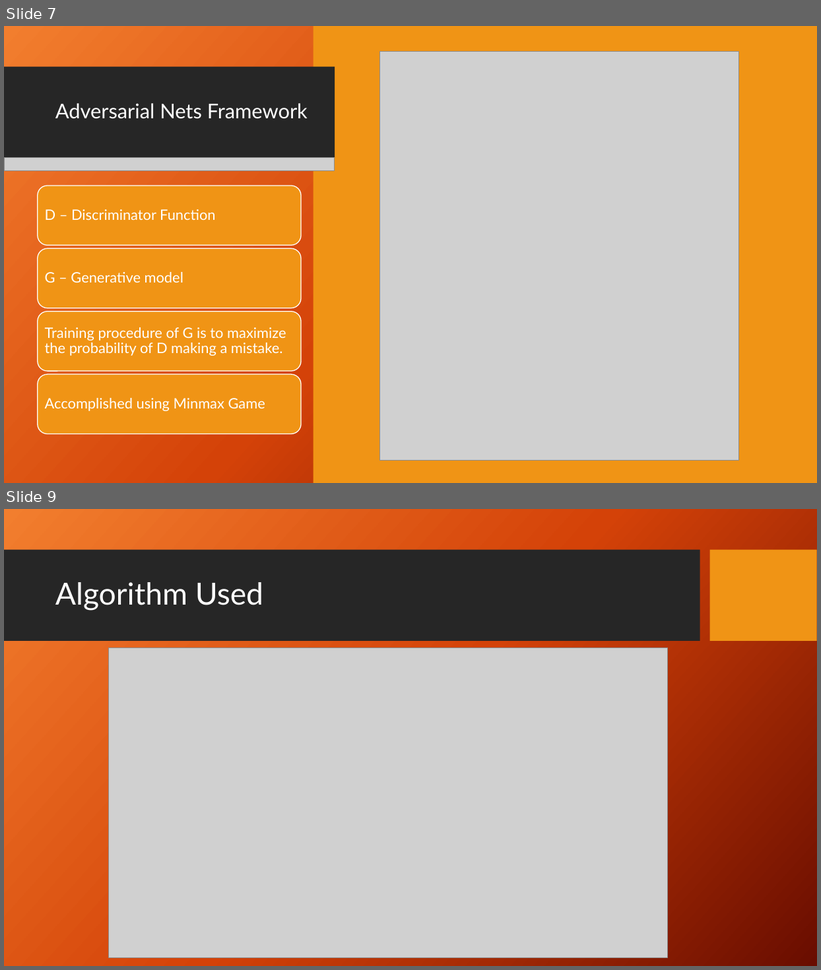
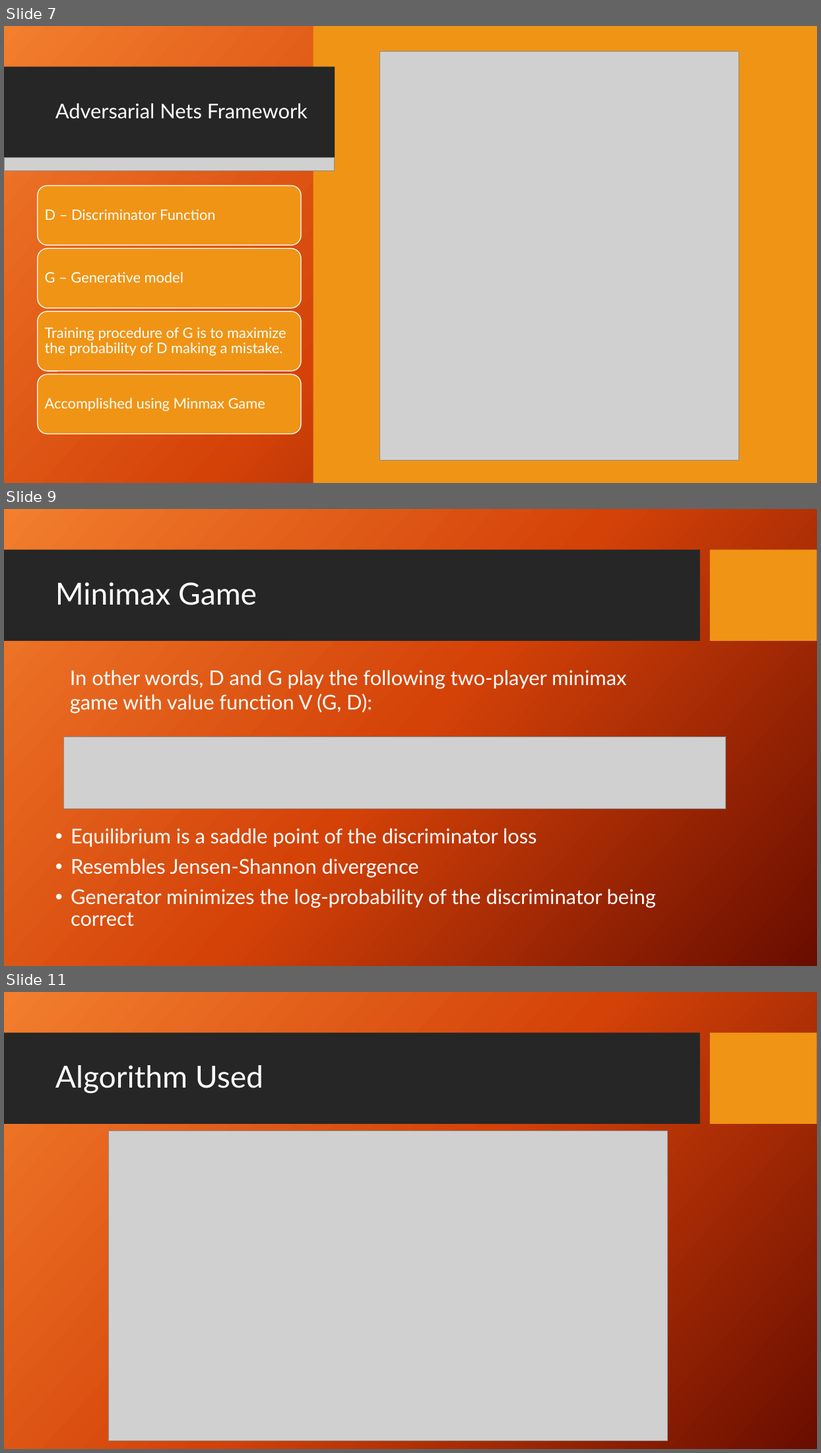
Before and after one commit to agx01/gans_presentation, a slide deck: GANs_Presentation.pptx. Shown one above the other, each under a label of ours: slides 7 and 9 before the commit, slides 7, 9 and 11 after it; the slides between them are not shown. The pictures are 821x970 and 821x1453 pixels, drawn with LibreOffice and Linux fonts; fonts in the diff are those of the drawing; grey boxes stand for pictures; background and template pictures are left out. Boxes give left, top, right and bottom in pixels: in the first picture for what was removed or moved away, otherwise in the second. Text is boxed around its words. In the diff, an @@ line names an element or a change of style, - is before the commit and + after.

```diff
--- a/GANs_Presentation.pptx
+++ b/GANs_Presentation.pptx
@@ slide 9 added at (4, 509, 817, 966), background picture (left out); not listed: 2 template elements that a slide beside it also shows @@
@@ title added at (55, 582, 257, 605), 36 pt, text #FFFFFF @@
+Minimax Game
@@ text added at (70, 670, 626, 714), 24 pt, text #FFFFFF @@
+In other words, D and G play the following two-player minimax game with value function V (G, D):
@@ picture added at (64, 737, 726, 809) @@
@@ text added at (71, 828, 656, 927), 24 pt, text #FFFFFF @@
+• Equilibrium is a saddle point of the discriminator loss
+• Resembles Jensen-Shannon divergence
+• Generator minimizes the log-probability of the discriminator being correct
@@ what was slide 9 is now slide 11 @@
```
Also in this commit, not shown: 1 slide changed, 1 other slide added.
